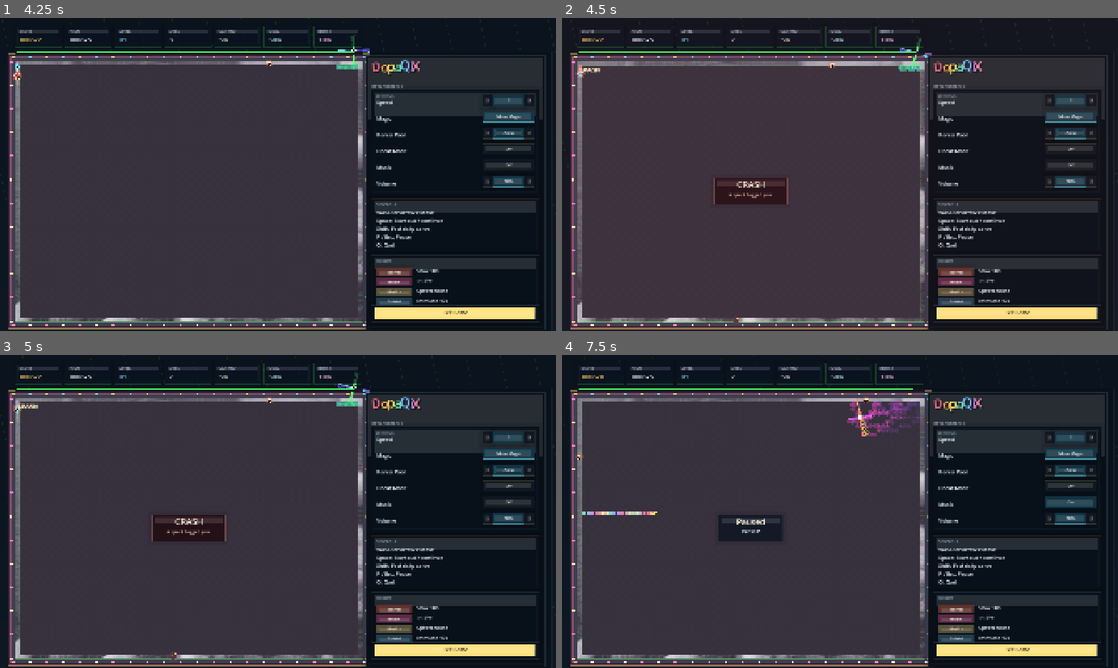
Above: before the commit, frames 1-4 (two rows, left to right).
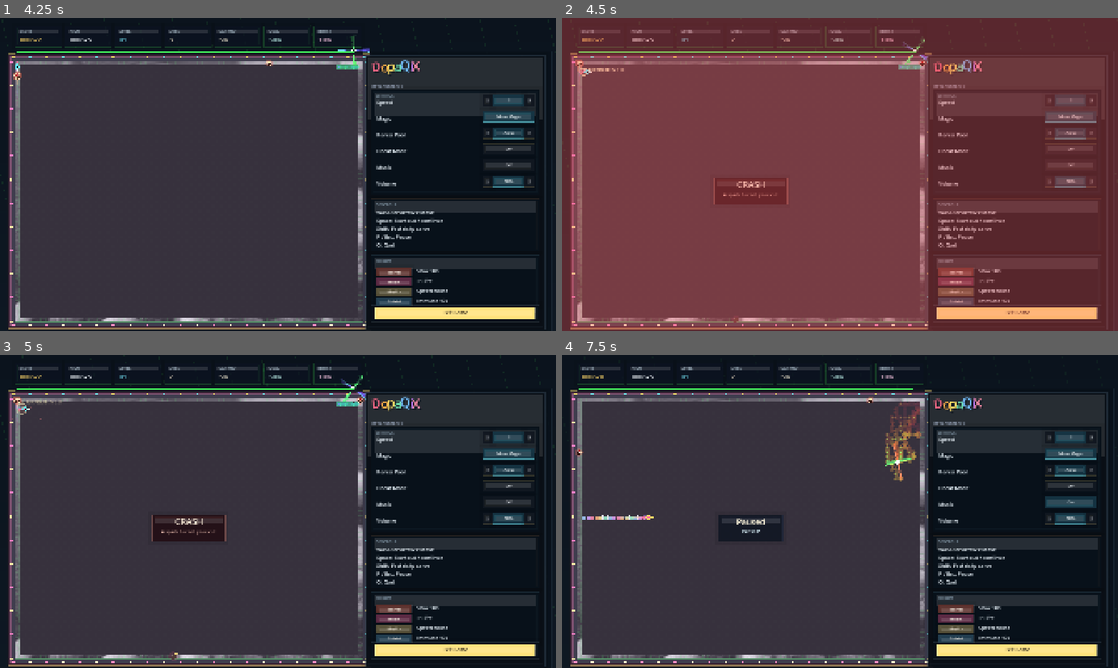
Above: after the commit, the same moments.

Repository: soolafsen/DopaQixNative2
Game: Godot game, scene res://main.tscn
Two runs of this game, one before a commit and one after it. Both use one fixed random seed, a clock stepped at 60 frames per second and the inputs below.
Inputs (mouse positions are in pixels of both pictures, inside the frame that each line leads up to):
- Up to frame 1 (4.25 s): tap Enter at 0.5, 2.85 s; move the mouse to (250, 237) at 0.52 s; hold W (move_up) 0.53-2.03 s; tap Space (accept) at 0.6 s; click (250, 237) at 0.67 s; move the mouse to (444, 221) at 1.27 s; tap Shift (boost_cut) at 1.35 s; move the mouse to (111, 127) at 2.02 s; hold M (toggle_music) 2.03-2.78 s; hold A (move_left) 2.03-3.53 s; move the mouse to (305, 174) at 2.77 s; click (305, 174) at 2.92 s; move the mouse to (194, 96) at 3.52 s; hold S (move_down) from 3.53 s (still down); tap P at 3.6 s; tap Escape (pause) at 4.15 s
- Up to frame 2 (4.5 s): move the mouse to (962, 158) at 4.27 s; release S (move_down) at 4.28 s; hold D (move_right) from 4.28 s (still down); tap Space (accept) at 4.35 s
- Up to frame 3 (5 s): keep holding D (move_right)
- Up to frame 4 (7.5 s): move the mouse to (728, 527) at 5.02 s; release D (move_right) at 5.03 s; hold W (move_up) 5.03-5.78 s; hold Shift (boost_cut) 5.03-5.78 s; click (728, 527) at 5.17 s; move the mouse to (895, 442) at 5.77 s; hold D (move_right) from 5.78 s (still down); tap M (toggle_music) at 5.85 s; move the mouse to (812, 574) at 6.52 s; tap Enter at 6.6 s; move the mouse to (1006, 558) at 7.27 s; tap P at 7.35 s; click (1006, 558) at 7.42 s

Frame 1 is identical in both runs. In frame 2, 100% of the frame differs, in the area x 0-100%, y 0-100%; in frame 3, 0.5%; in frame 4, 1.7%.

Commit message:
fix(gameplay): make sparks burn cuts clearly

Diff:
--- a/scripts/game.gd
+++ b/scripts/game.gd
@@ -88,6 +88,7 @@
 var particles := []
 var floaters := []
 var enemy_residue := []
+var cut_burn_marker := {}
 
 var background_paths := []
 var background_pools := {"random": [], "aww": [], "funny": [], "pinup": []}
@@ -171,6 +172,10 @@
 
 	if state_name != "level_clear":
 		_update_effects(delta)
+	if state_name != "paused":
+		_update_particles(delta)
+		_update_floaters(delta)
+		_update_cut_burn_marker(delta)
 	_update_audio_mix()
 	_layout_ui()
 	_refresh_ui()
@@ -208,9 +213,7 @@
 				danger = max(danger, _update_sparks(delta))
 			if state_name == "playing":
 				_update_pickups(delta)
-			_update_particles(delta)
 			_update_enemy_residue(delta)
-			_update_floaters(delta)
 			if state_name == "playing":
 				_recompute_score()
 			var blend_speed := 8.0 if danger > danger_level else 4.0
@@ -359,6 +362,7 @@
 	pickups.clear()
 	particles.clear()
 	floaters.clear()
+	cut_burn_marker.clear()
 	enemy_residue.clear()
 	capture_percent = _compute_capture_percent()
 	_reset_burst_threshold()
@@ -372,6 +376,7 @@
 	_spawn_sparks()
 	pickups.clear()
 	enemy_residue.clear()
+	cut_burn_marker.clear()
 	state_name = "playing"
 	state_timer = 0.0
 	status_message = ""
@@ -856,15 +861,10 @@
 
 			if player["drawing"] and grid[spark["row"]][spark["col"]] == TILE_TRAIL:
 				var hit_pos := _cell_center(spark["col"], spark["row"])
+				_show_cut_burn(hit_pos)
 				_spawn_particles(hit_pos, Color("ffd7a3"), 18, 180.0, 0.4, 3.0)
-				_float_text(hit_pos, "SPARK", Color("fff0c4"))
-				_lose_life("A spark burned your line.")
-				return 1.0
-			if spark["col"] == player["col"] and spark["row"] == player["row"]:
-				var tag_pos := _cell_center(spark["col"], spark["row"])
-				_spawn_particles(tag_pos, Color("ffd7a3"), 18, 180.0, 0.4, 3.0)
-				_float_text(tag_pos, "SPARK", Color("fff0c4"))
-				_lose_life("A spark tagged you.")
+				_float_text(hit_pos, "CUT BURNED", Color("fff0c4"))
+				_lose_life("A spark burned your cut.")
 				return 1.0
 
 		var distance: int = abs(int(spark["col"]) - int(player["col"])) + abs(int(spark["row"]) - int(player["row"]))
@@ -1280,6 +1280,14 @@
 		)
 
 
+func _show_cut_burn(position: Vector2) -> void:
+	cut_burn_marker = {
+		"pos": position,
+		"life": 0.9,
+		"max_life": 0.9
+	}
+
+
 func _float_text(position: Vector2, text: String, color: Color) -> void:
 	floaters.append(
 		{
@@ -1313,6 +1321,14 @@
 		floater["pos"] += Vector2(0.0, -34.0) * delta
 		survivors.append(floater)
 	floaters = survivors
+
+
+func _update_cut_burn_marker(delta: float) -> void:
+	if cut_burn_marker.is_empty():
+		return
+	cut_burn_marker["life"] = max(0.0, float(cut_burn_marker["life"]) - delta)
+	if cut_burn_marker["life"] <= 0.0:
+		cut_burn_marker.clear()
 
 
 func _drop_enemy_residue(enemy: Dictionary) -> void:
@@ -2061,6 +2077,7 @@
 		draw_rect(_shift_rect(board, camera_offset * 0.18), _with_alpha(Color.WHITE, 0.02), true)
 		draw_rect(_shift_rect(board.grow(-10.0), camera_offset * 0.08), _with_alpha(Color.BLACK, 0.03), false, 2.0)
 
+	_draw_cut_burn_marker()
 	draw_rect(_shift_rect(board, camera_offset * 0.18), _with_alpha(_theme_color("rail"), 0.5), false, 2.0)
 	draw_rect(_shift_rect(board.grow(-6.0), camera_offset * 0.08), _with_alpha(Color("ffffff"), 0.08), false, 1.0)
 	_draw_candy_frame(board)
@@ -2282,6 +2299,20 @@
 		var color: Color = floater["color"]
 		color.a = alpha
 		draw_string(ThemeDB.fallback_font, floater["pos"] + camera_offset * 0.18, floater["text"], HORIZONTAL_ALIGNMENT_LEFT, -1.0, 22, color)
+
+
+func _draw_cut_burn_marker() -> void:
+	if cut_burn_marker.is_empty():
+		return
+	var life: float = float(cut_burn_marker.get("life", 0.0))
+	var max_life: float = maxf(0.001, float(cut_burn_marker.get("max_life", 1.0)))
+	var alpha: float = clamp(life / max_life, 0.0, 1.0)
+	var pos: Vector2 = cut_burn_marker["pos"] + camera_offset * 0.24
+	var radius := 12.0 + (1.0 - alpha) * 8.0 + sin(title_phase * 14.0) * 1.6
+	draw_circle(pos, radius, _with_alpha(Color("ff7a4f"), 0.1 + alpha * 0.12))
+	draw_arc(pos, radius, 0.0, TAU, 28, _with_alpha(Color("fff1a6"), 0.34 + alpha * 0.54), 3.0, true)
+	draw_line(pos + Vector2(-8.0, -8.0), pos + Vector2(8.0, 8.0), _with_alpha(Color("ff6a6a"), 0.44 + alpha * 0.48), 2.6)
+	draw_line(pos + Vector2(-8.0, 8.0), pos + Vector2(8.0, -8.0), _with_alpha(Color("ff6a6a"), 0.44 + alpha * 0.48), 2.6)
 
 
 func _draw_hud() -> void:
